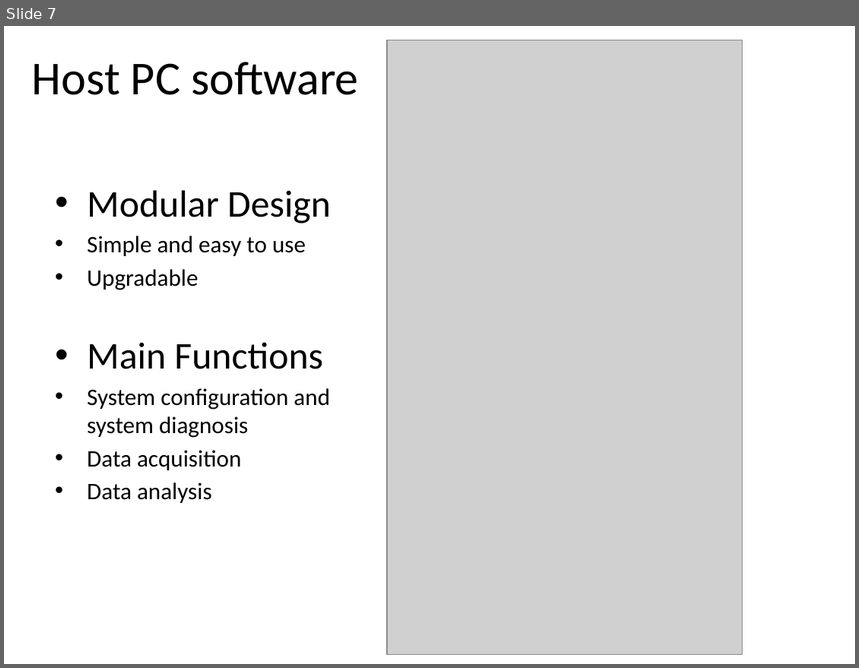
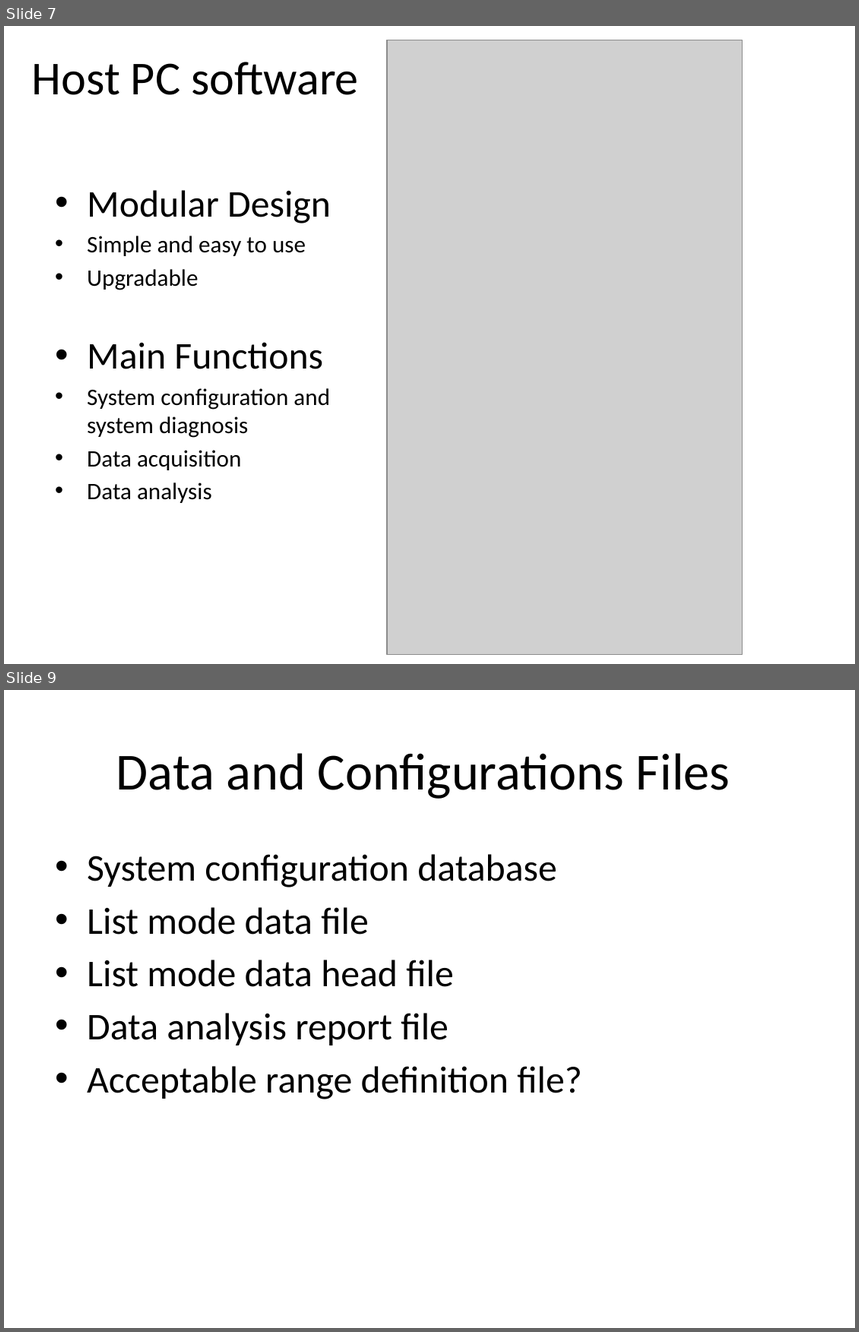
Before and after one commit to heejong/HostPC, a slide deck: Getting Started/GUI_design_OpenPET.pptx. Shown one above the other, each under a label of ours: slide 7 before the commit, slides 7 and 9 after it; the slides between them are not shown. The pictures are 859x668 and 859x1332 pixels, drawn with LibreOffice and Linux fonts; fonts in the diff are those of the drawing; grey boxes stand for pictures. Boxes give left, top, right and bottom in pixels: in the first picture for what was removed or moved away, otherwise in the second. Text is boxed around its words. In the diff, an @@ line names an element or a change of style, - is before the commit and + after.

```diff
--- a/Getting Started/GUI_design_OpenPET.pptx
+++ b/Getting Started/GUI_design_OpenPET.pptx
@@ slide 9 added at [4, 690, 855, 1328], background #FFFFFF @@
@@ title added at [116, 753, 731, 799], 44 pt, text #000000 @@
+Data and Configurations Files
@@ text added at [87, 854, 582, 1100], 32 pt, text #000000 @@
+• System configuration database
+• List mode data file
+• List mode data head file
+• Data analysis report file
+• Acceptable range definition file?
```
Also in this commit, not shown: 2 slides changed, 15 other slides added, 1 other file.
